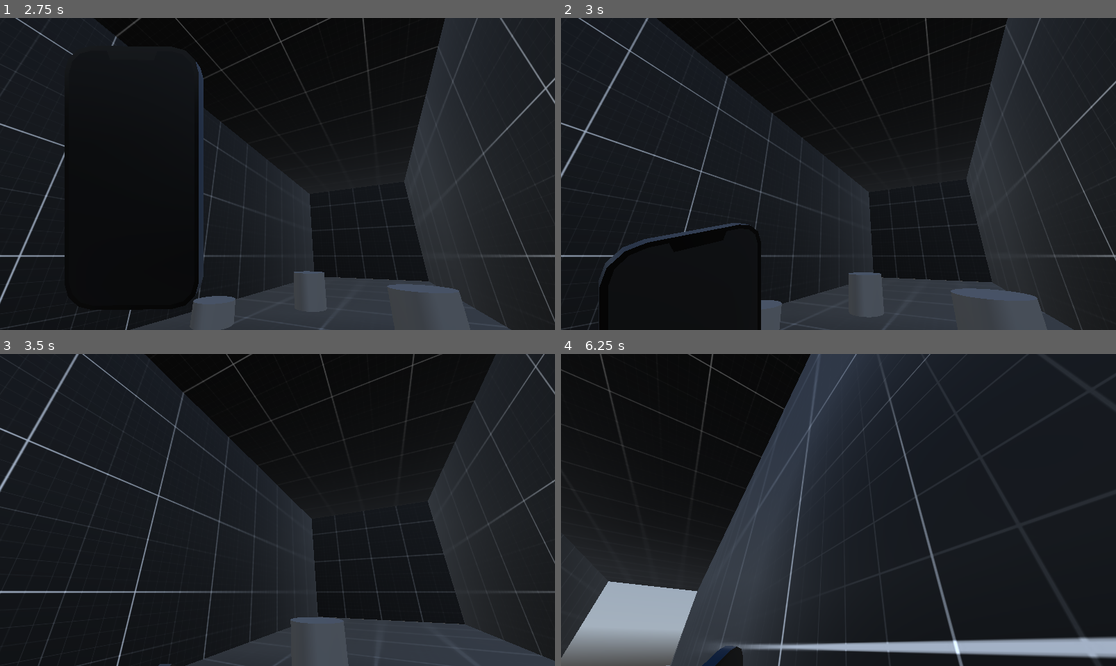
Above: before the commit, frames 1-4 (two rows, left to right).
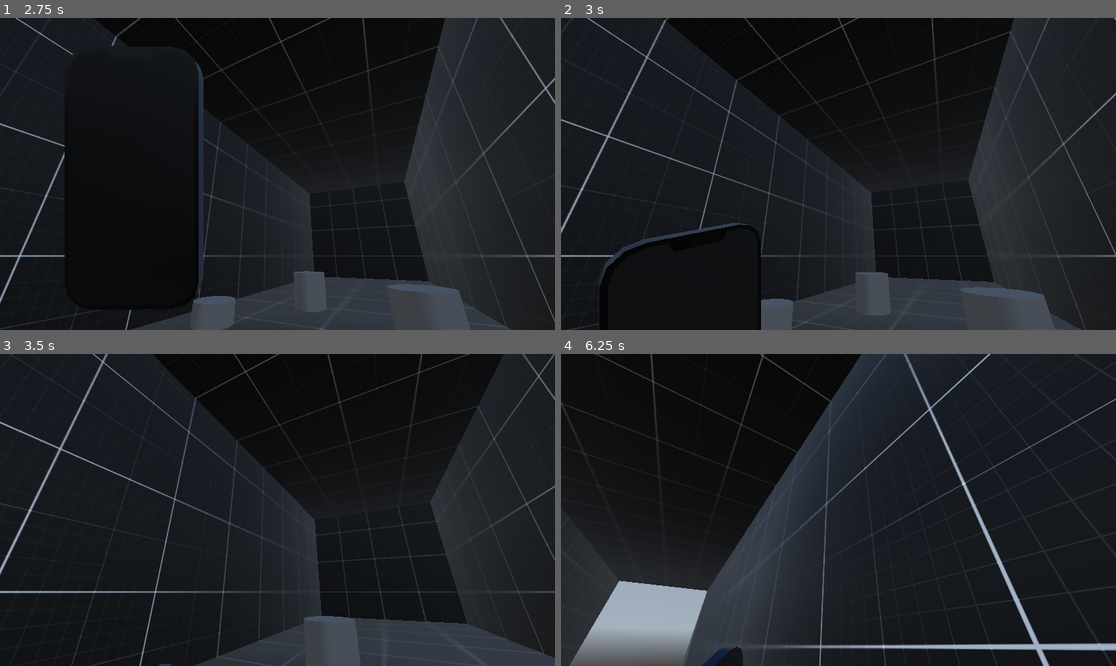
Above: after the commit, the same moments.

Repository: LucasMc17/One-Man-s-Trash
Game: Godot game, scene res://levels/root.tscn
Two runs of this game, one before a commit and one after it. Both use one fixed random seed, a clock stepped at 60 frames per second and the inputs below. A sky picture missing from this copy of the repository is replaced by a grey-blue gradient.
Inputs (mouse positions are in pixels of both pictures, inside the frame that each line leads up to):
- Up to frame 1 (2.75 s): tap Enter at 0.5 s; move the mouse to (305, 174) at 0.52 s; hold W (move_forward) 0.53-1.28 s; hold Tab (phone) 0.53-1.28 s; move the mouse to (166, 189) at 1.27 s; hold S (move_backward) 1.28-2.03 s; tap Tab (phone) at 1.35 s; move the mouse to (288, 167) at 2.02 s; hold W (move_forward) from 2.03 s (still down); hold Tab (phone) from 2.03 s (still down)
- Up to frame 2 (3 s): keep holding W (move_forward); move the mouse to (810, 236) at 2.77 s; release Tab (phone) at 2.78 s; tap Tab (phone) at 2.85 s; click (810, 236) at 2.92 s
- Up to frame 3 (3.5 s): keep holding W (move_forward)
- Up to frame 4 (6.25 s): move the mouse to (877, 513) at 3.52 s; hold Tab (phone) 3.53-4.28 s; move the mouse to (672, 463) at 4.27 s; release W (move_forward) at 4.28 s; hold A (move_left) 4.28-5.03 s; tap Tab (phone) at 4.35, 5.85 s; move the mouse to (844, 510) at 5.02 s; hold W (move_forward) 5.03-5.78 s; hold Tab (phone) 5.03-5.78 s; move the mouse to (755, 432) at 5.77 s; hold D (move_right) from 5.78 s (still down)

Frame 1 is identical in both runs. In frame 2, 5.0% of the frame differs, in the area x 0-100%, y 0-100%; in frame 3, 6.0%; in frame 4, 10%.

Commit message:
temp solution for killing momentum

Diff:
--- a/scenes/player/player.gd
+++ b/scenes/player/player.gd
@@ -49,6 +49,12 @@
 		_rotation_input = -event.relative.x * MOUSE_SENSITIVITY
 		_tilt_input = -event.relative.y * MOUSE_SENSITIVITY
 
+# temporary baring a more in depth solution for switching to immobile states and then back
+func kill_momentum():
+	_rotation_input = 0.0
+	_tilt_input = 0.0
+	velocity = Vector3.ZERO
+
 func update_camera(delta):
 	_current_rotation = _rotation_input
 	_mouse_rotation.x += _tilt_input * delta
@@ -86,6 +92,7 @@
 		var temp = move_toward(vel.length(), 0, deceleration)
 		velocity.x = vel.normalized().x * temp
 		velocity.z = vel.normalized().y * temp
+	move_and_slide()
 
 func update_interactor(_delta):
 	var coll = INTERACTOR.get_collider()
@@ -93,6 +100,3 @@
 		looking_at = coll
 	else:
 		looking_at = null
-
-func update_velocity():
-	move_and_slide()
--- a/scenes/player/player.tscn
+++ b/scenes/player/player.tscn
@@ -75,10 +75,6 @@
 
 [node name="FreeMoveState" type="Node" parent="StateMachine" node_paths=PackedStringArray("PLAYER")]
 script = ExtResource("3_gmlin")
-TOP_ANIM_SPEED = null
-SPEED = null
-ACCELERATION = null
-DECELERATION = null
 PLAYER = NodePath("../..")
 
 [node name="PhoneState" type="Node" parent="StateMachine" node_paths=PackedStringArray("PLAYER")]
--- a/scenes/player/states/free_move_state.gd
+++ b/scenes/player/states/free_move_state.gd
@@ -13,7 +13,7 @@
 
 	PLAYER.update_gravity(delta)
 	PLAYER.update_input(SPEED, ACCELERATION, DECELERATION)
-	PLAYER.update_velocity()
+	# PLAYER.update_velocity()
 	PLAYER.update_interactor(delta)
 	PLAYER.update_camera(delta)
 
@@ -36,6 +36,7 @@
 
 func exit():
 	PLAYER.looking_at = null
+	PLAYER.kill_momentum()
 
 func compare_events(input_event : InputEvent, expected : InputEventKey):
 	if input_event is not InputEventKey:
